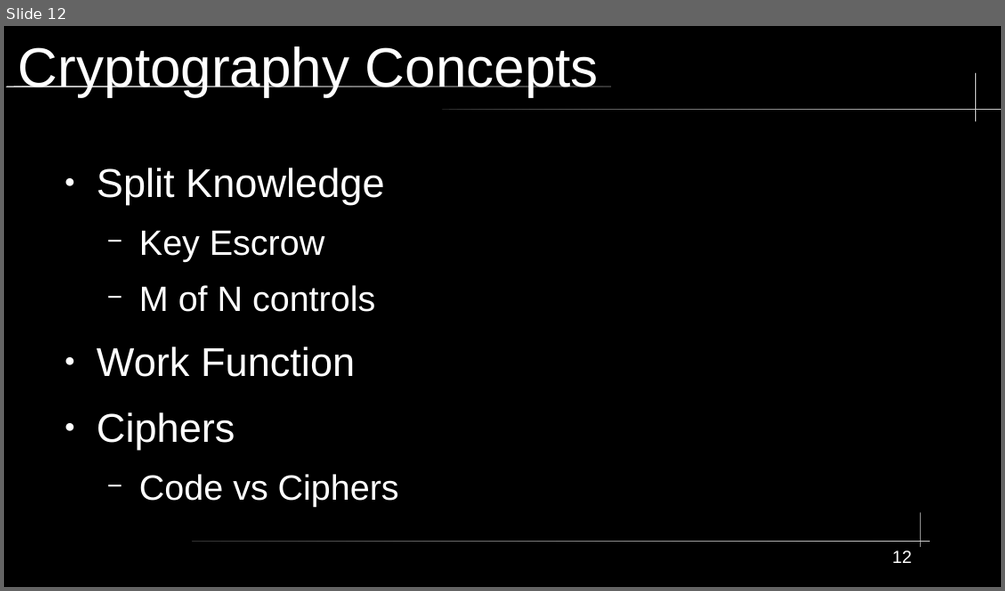
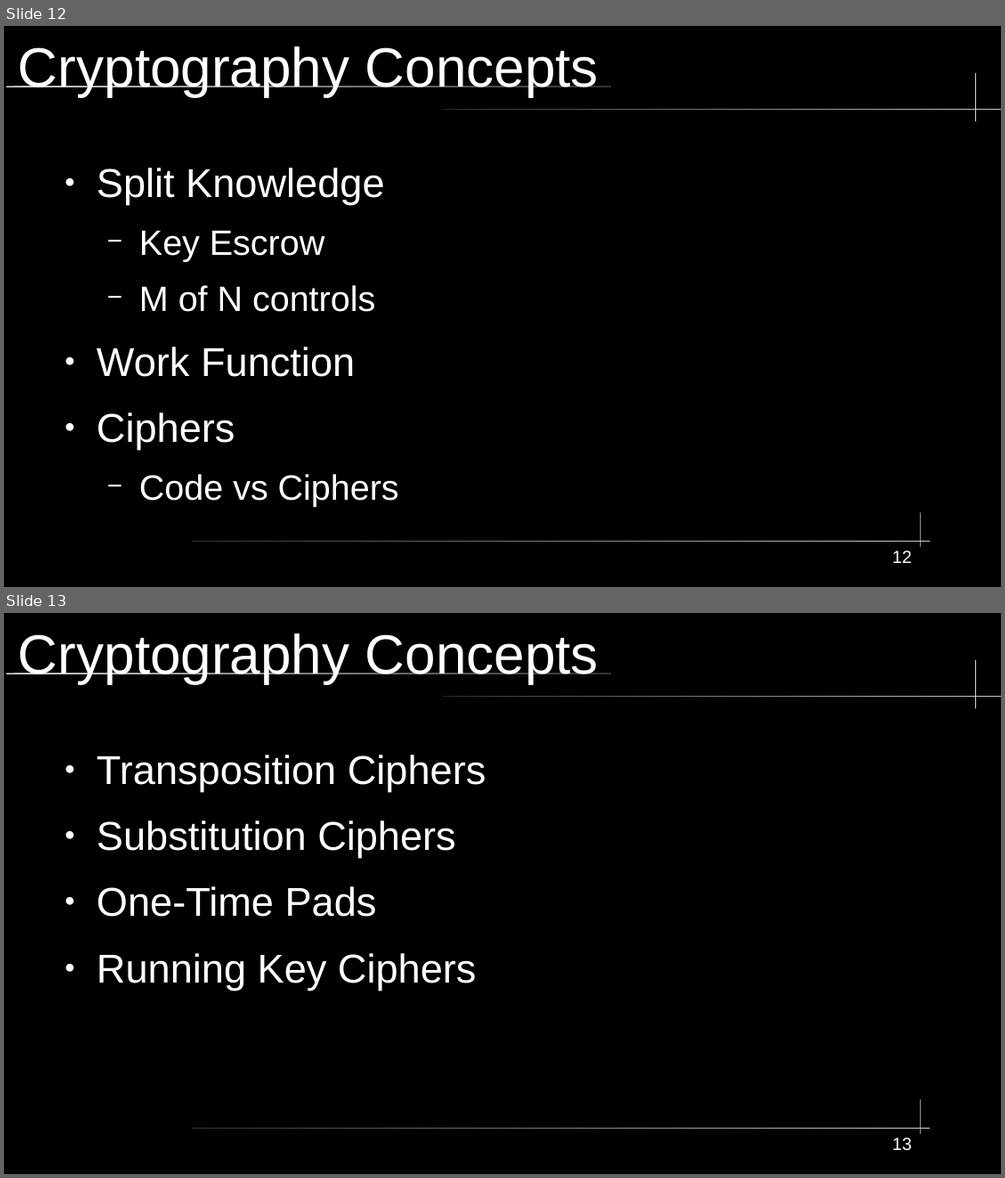
Before and after one commit to City-Colleges-of-Chicago-Cybersecurity/COMPSFI-214, a slide deck: 2026/Spring/powerpoints/Chapter-06-Cryptography-and-Symmetric-Key-Algorithms.odp. Shown one above the other, each under a label of ours: slide 12 before the commit, slides 12 and 13 after it. The pictures are 1005x591 and 1005x1178 pixels, drawn with LibreOffice and Linux fonts; fonts in the diff are those of the drawing. Boxes give left, top, right and bottom in pixels: in the first picture for what was removed or moved away, otherwise in the second. Text is boxed around its words. In the diff, an @@ line names an element or a change of style, - is before the commit and + after.

```diff
--- a/2026/Spring/powerpoints/Chapter-06-Cryptography-and-Symmetric-Key-Algorithms.odp
+++ b/2026/Spring/powerpoints/Chapter-06-Cryptography-and-Symmetric-Key-Algorithms.odp
@@ slide 13 added at (4,613,1001,1174), background #000000; not listed: 5 template elements that a slide beside it also shows @@
@@ title added at (18,633,599,684), 44 pt, text #FFFFFF @@
+Cryptography Concepts
@@ text added at (97,755,486,989), 32 pt, text #FFFFFF @@
+● Transposition Ciphers
+● Substitution Ciphers
+● One-Time Pads
+● Running Key Ciphers
@@ page number added at (892,1137,912,1151), 14 pt, text #FFFFFF @@
+13
```
Also in this commit, not shown: 13 other slides added, 1 other file.
